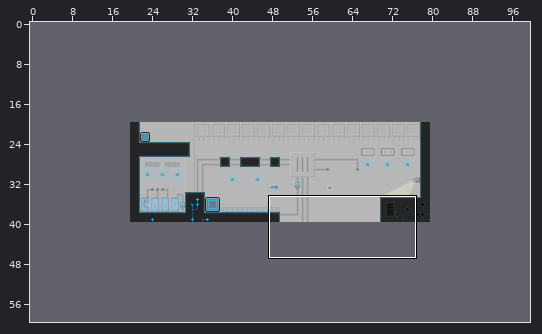
Level history. Tiled map: map-src/untitled.tmx. Above: a wide view before the commit, with the close-up outlined.
Close-up. Before the commit:
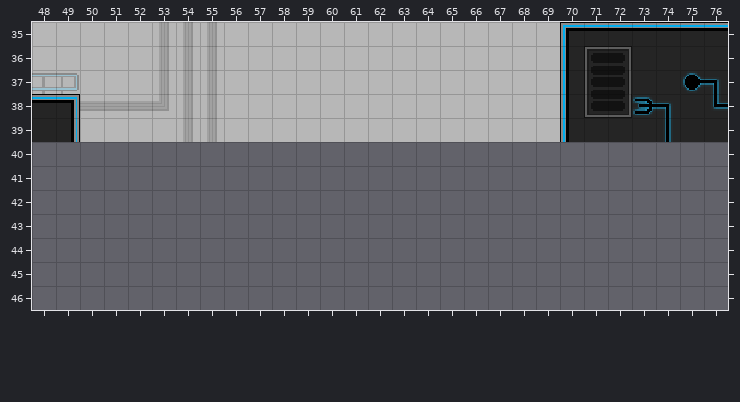
Cells are 16x16 px. Shown: x 48..76, y 35..46. The commit also changed other parts of the map, which this record leaves out. The old version is drawn lined up with the new one.
After:
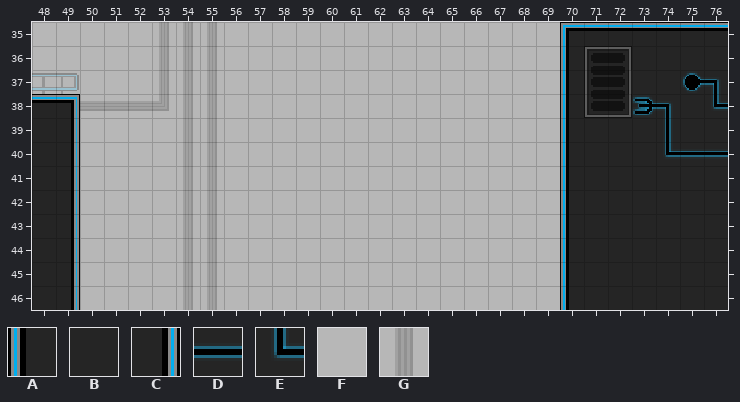
Key: from "main": A 25, B 26, C 27, D 41, E 112, F 243, G 327.
_ is an empty cell, . an unchanged one.
What changed:
map size 60x20 -> 100x60 cells (old content now starts at 20,20; both pictures use the new coordinates)
--- layer "Tile Layer 1"
@@ x 48..76 @@
-40 _____________________________
-41 _____________________________
-42 _____________________________
-43 _____________________________
-44 _____________________________
-45 _____________________________
-46 _____________________________
+40 BCFFFFGGFFFFFFFFFFFFFFABBBEDD
+41 BCFFFFGGFFFFFFFFFFFFFFABBBBBB
+42 BCFFFFGGFFFFFFFFFFFFFFABBBBBB
+43 BCFFFFGGFFFFFFFFFFFFFFABBBBBB
+44 BCFFFFGGFFFFFFFFFFFFFFABBBBBB
+45 BCFFFFGGFFFFFFFFFFFFFFABBBBBB
+46 BCFFFFGGFFFFFFFFFFFFFFABBBBBB
Where, in picture pixels (left, top, right, bottom), the same in both close-ups:
added: (32, 142, 728, 310)
